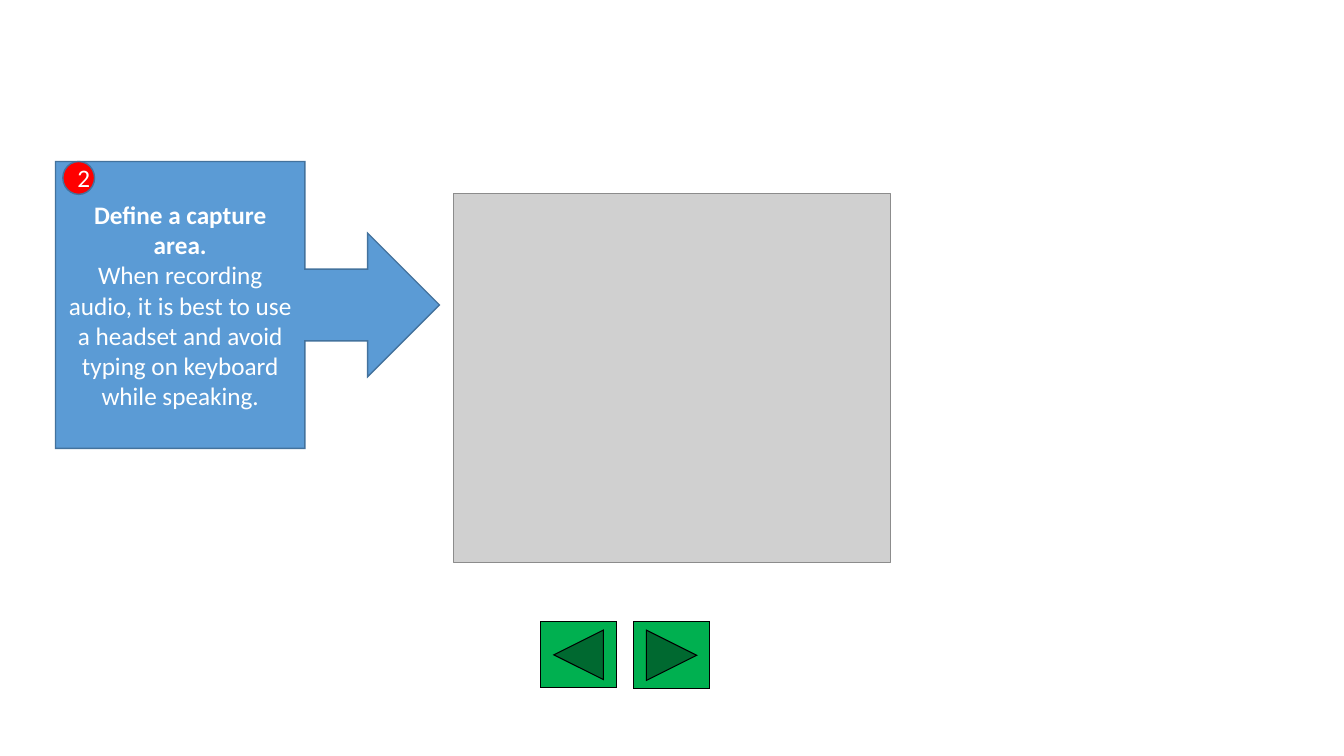
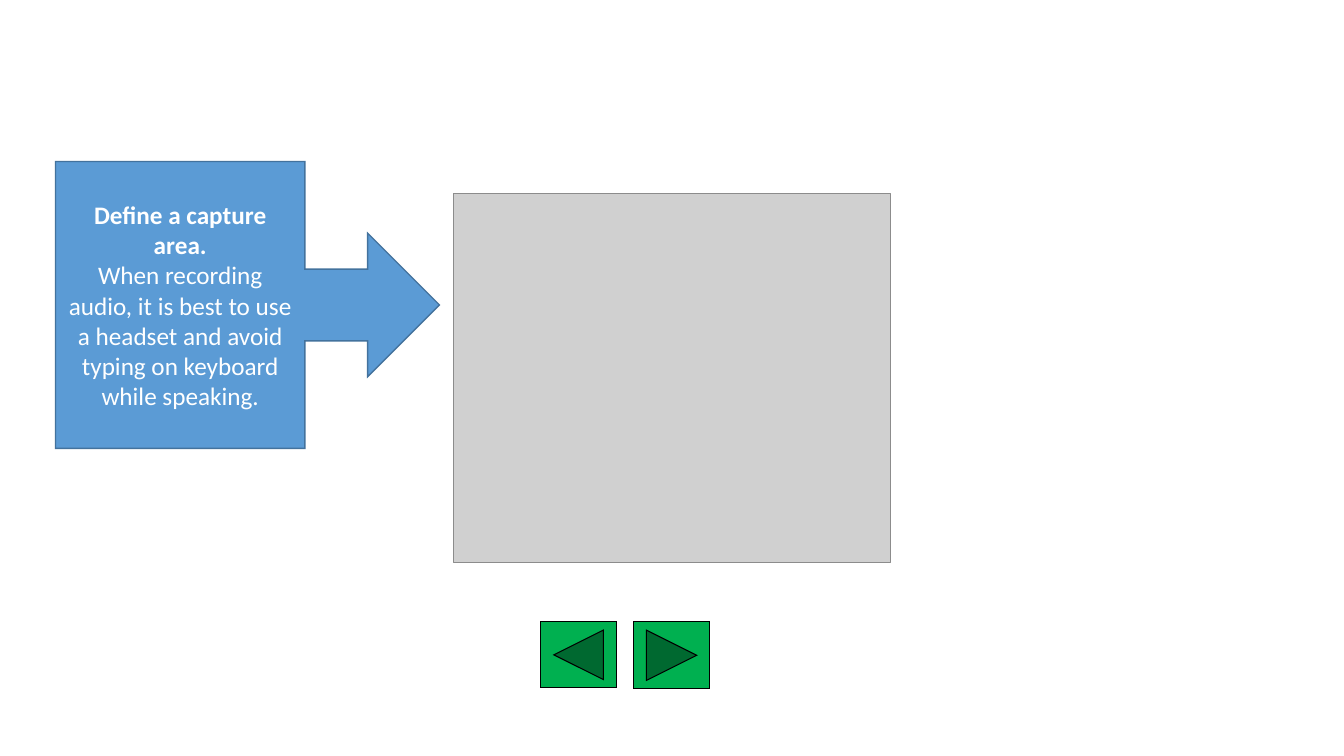
Before and after one commit to ZoeLawson/mcc_tools_tech, a slide deck: slide 4 of Week05-AgileHTML/Homework/lisa_fleischmann_week5_homework/Lisa_Fleischmann_Wink_Tour_Rev3.pptx. Drawn at 1344x756 pixels with LibreOffice and Linux fonts; fonts in the diff are those of the drawing; grey boxes stand for pictures; background and template pictures are left out. Boxes give left, top, right and bottom in pixels: in the first picture for what was removed or moved away, otherwise in the second. Text is boxed around its words. In the diff, an @@ line names an element or a change of style, - is before the commit and + after.

```diff
--- a/Week05-AgileHTML/Homework/lisa_fleischmann_week5_homework/Lisa_Fleischmann_Wink_Tour_Rev3.pptx
+++ b/Week05-AgileHTML/Homework/lisa_fleischmann_week5_homework/Lisa_Fleischmann_Wink_Tour_Rev3.pptx
@@ ellipse removed at box(63, 161, 94, 195) @@
-2
```
Also in this commit, not shown: 3 other slides changed, 1 other file.
